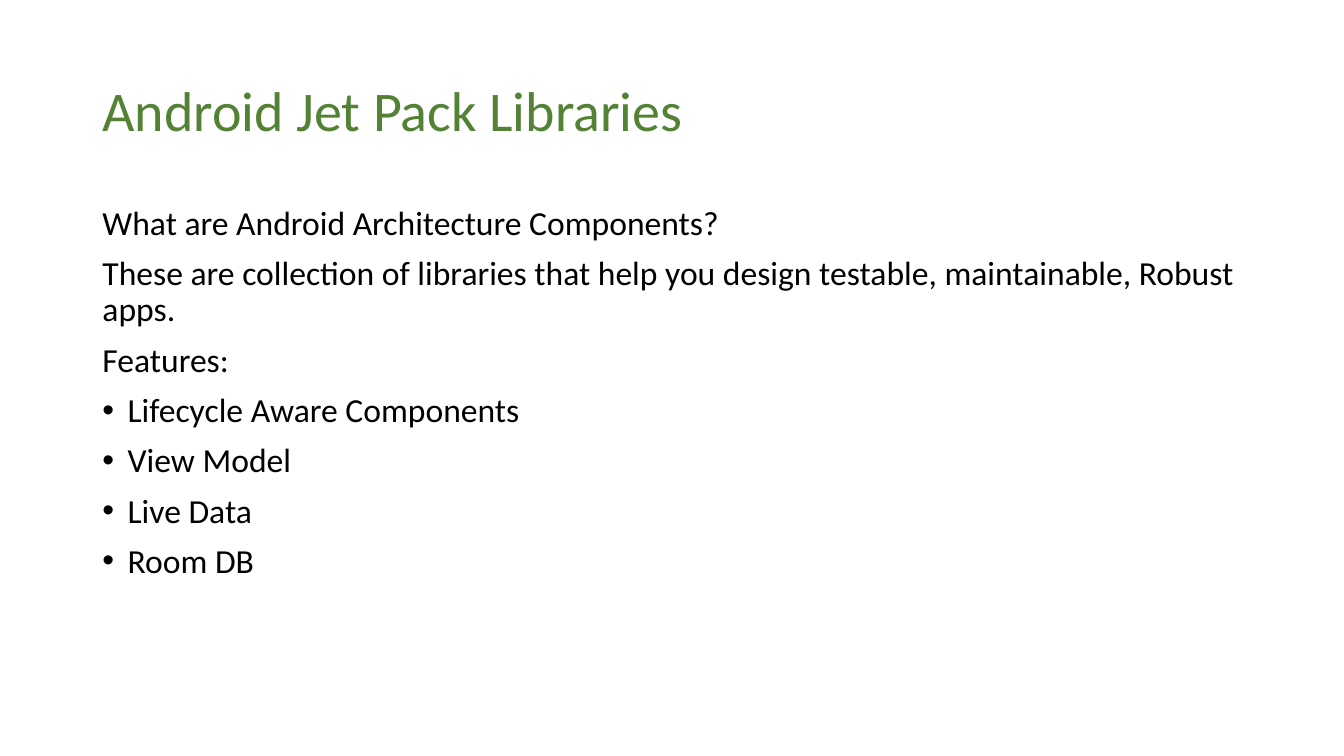
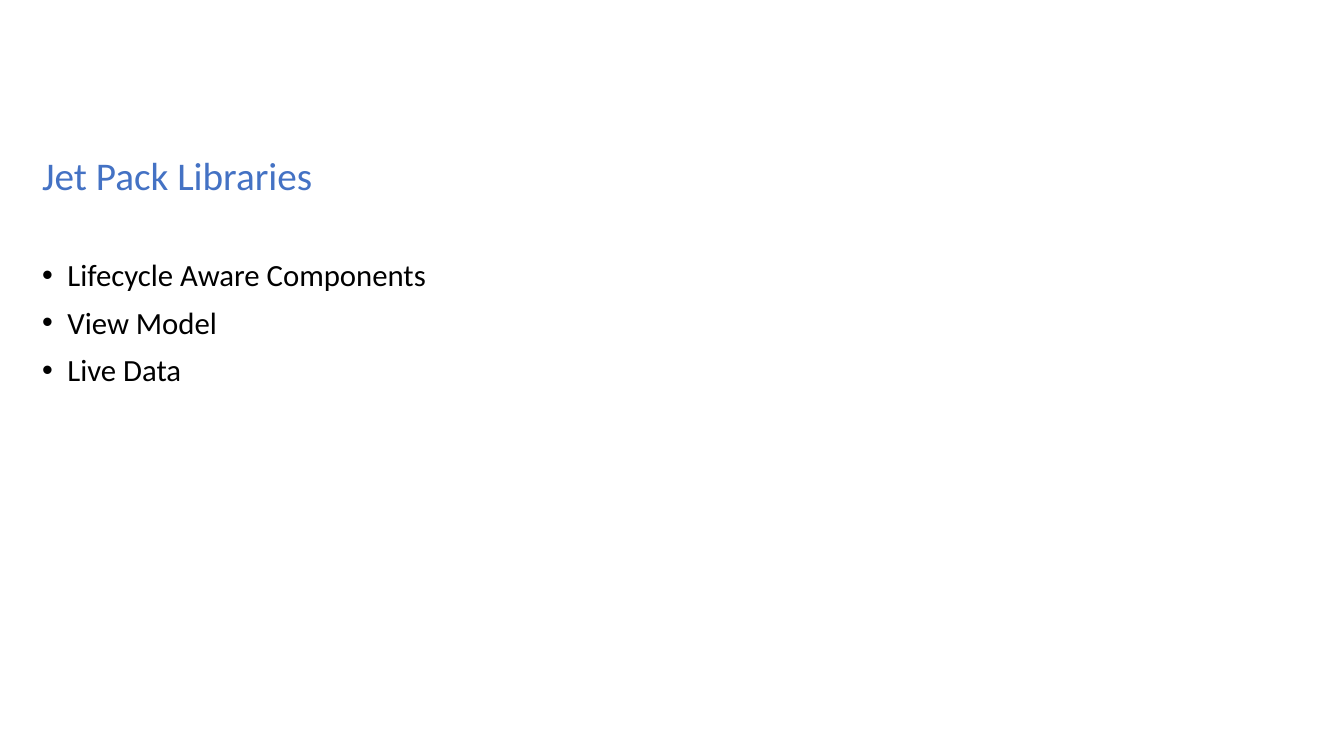
Before and after one commit to chandragithub2014/KotlinTemplates, a slide deck: slide 4 of USBank/USBank_Architecture_Android.pptx. Drawn at 1344x756 pixels with LibreOffice and Linux fonts; fonts in the diff are those of the drawing. Boxes give left, top, right and bottom in pixels: in the first picture for what was removed or moved away, otherwise in the second. Text is boxed around its words. In the diff, an @@ line names an element or a change of style, - is before the commit and + after.

Commit message:
updated with US Bank Architecture ppt

```diff
--- a/USBank/USBank_Architecture_Android.pptx
+++ b/USBank/USBank_Architecture_Android.pptx
@@ text "Jet Pack Libraries": place and size @@
-text "Jet Pack Libraries" at [102, 211, 1234, 574]
+text "Jet Pack Libraries" at [42, 162, 426, 382]
@@ title removed at [102, 92, 682, 132] @@
-Android Jet Pack Libraries
@@ text at [42, 162, 312, 191]: text changed; size 24 to 28 pt; text colour #000000 to #4472C4 @@
-What are Android Architecture Components?
-These are collection of libraries that help you design testable, maintainable, Robust apps.
-Features:
+Jet Pack Libraries
@@ text at [67, 264, 426, 382]: size 24 to 22 pt in "Lifecycle Aware Components", "View Model", "Live Data" @@
@@ text at [128, 551, 254, 574]: paragraph removed @@
-• Room DB
```
Also in this commit, not shown: 8 other slides changed, 2 slides added, 20 slides removed, 5 other files.
